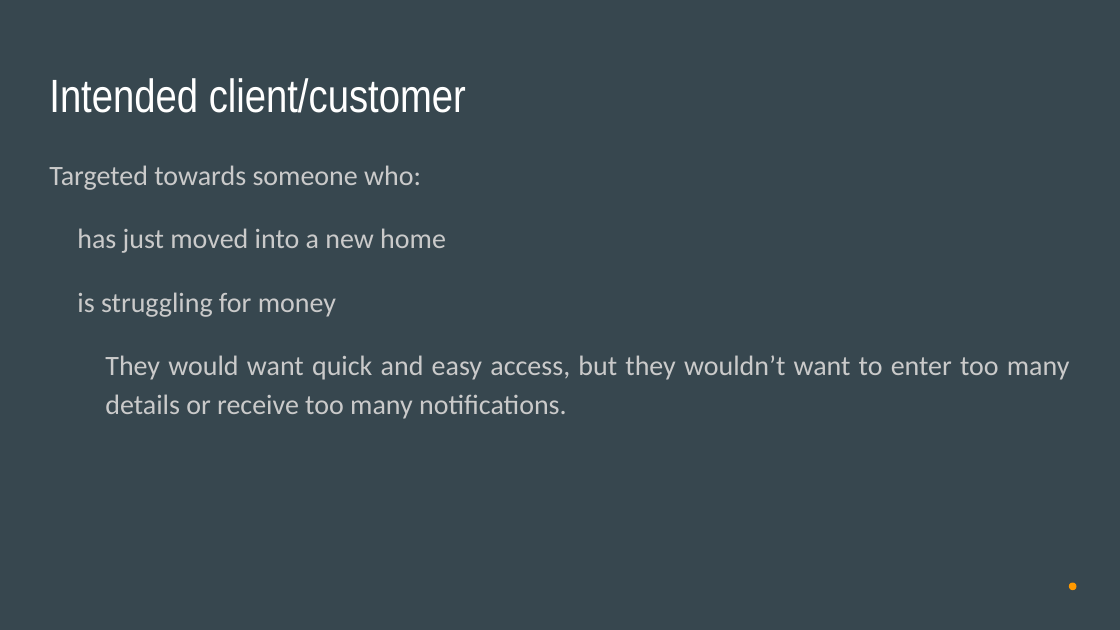
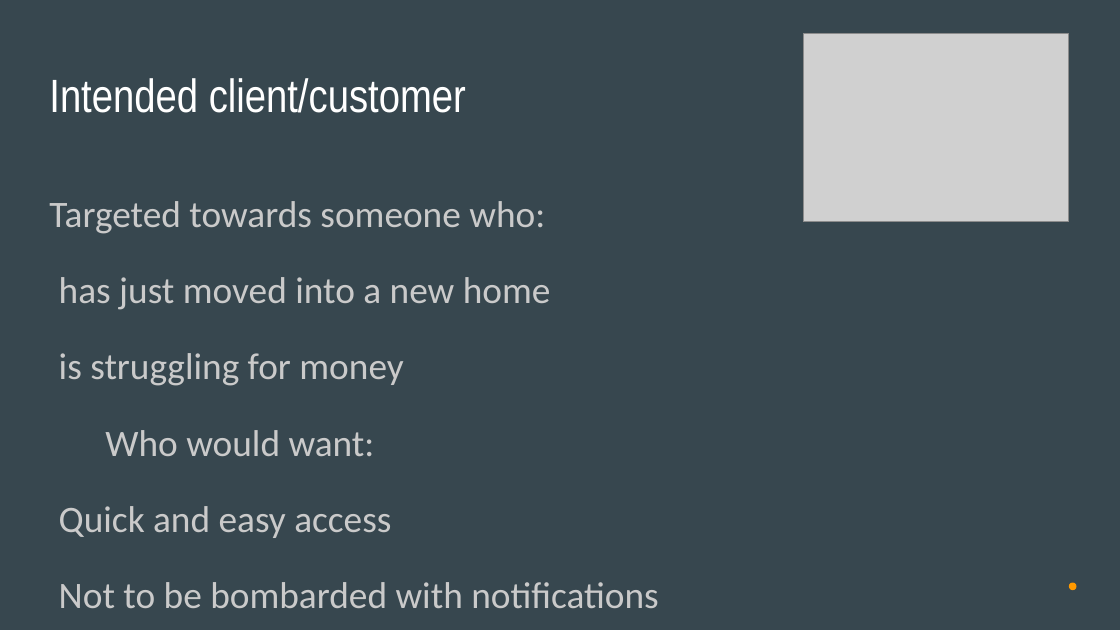
Before and after one commit to davidferguson/itemswap, a slide deck: slide 4 of NotiFree.pptx. Drawn at 1120x630 pixels with LibreOffice and Linux fonts; fonts in the diff are those of the drawing; grey boxes stand for pictures. Boxes give left, top, right and bottom in pixels: in the first picture for what was removed or moved away, otherwise in the second. Text is boxed around its words. In the diff, an @@ line names an element or a change of style, - is before the commit and + after.

```diff
--- a/NotiFree.pptx
+++ b/NotiFree.pptx
@@ picture added at [803,34,1068,222] @@
@@ text "Targeted towards someone who:": place and size @@
-text "Targeted towards someone who:" at [49,165,1070,419]
+text "Targeted towards someone who:" at [49,201,658,608]
@@ text at [49,201,551,386]: size 18 to 24 pt in "Targeted towards someone who:", "has just moved into a new home", "is struggling for money"; indent changed @@
@@ text at [59,430,658,608]: text changed; size 18 to 24 pt @@
-They would want quick and easy access, but they wouldn’t want to enter too many details or receive too many notifications.
+Who would want:
+Quick and easy access
+Not to be bombarded with notifications
```
Also in this commit, not shown: 4 other slides changed, 2 slides added, 1 slide removed.
